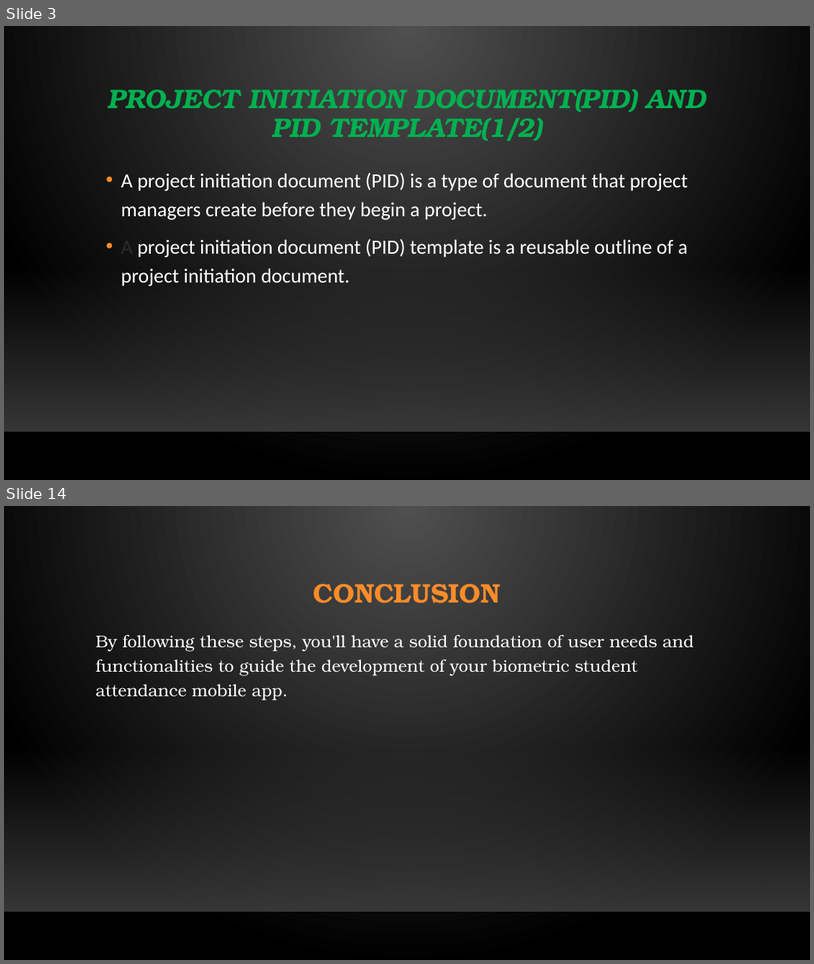
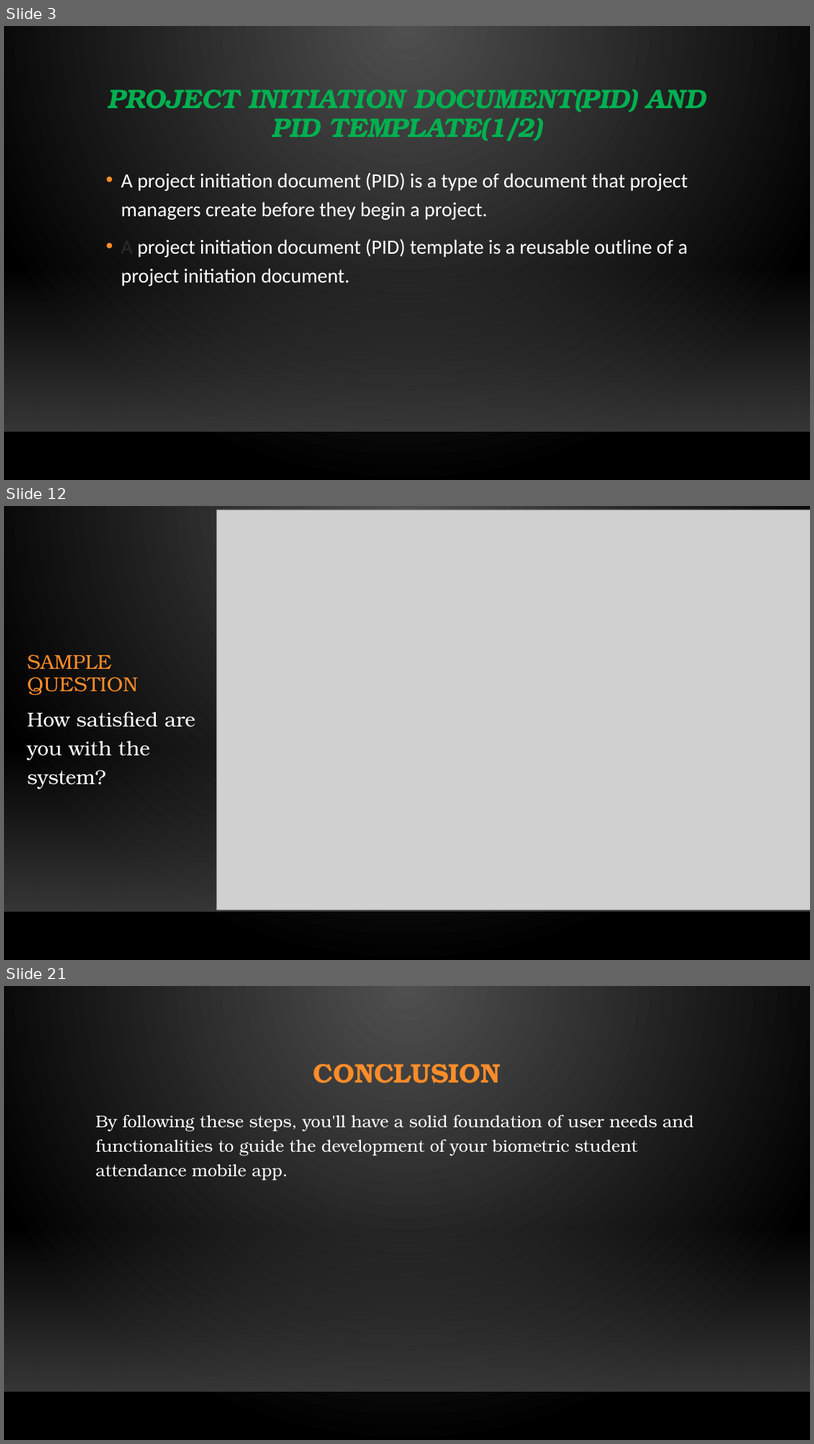
Before and after one commit to N-Jerry/Group11, a slide deck: CEF440_task[2]Group11.pptx. Shown one above the other, each under a label of ours: slides 3 and 14 before the commit, slides 3, 12 and 21 after it; the slides between them are not shown. The pictures are 814x964 and 814x1444 pixels, drawn with LibreOffice and Linux fonts; fonts in the diff are those of the drawing; grey boxes stand for pictures; background and template pictures are left out. Boxes give left, top, right and bottom in pixels: in the first picture for what was removed or moved away, otherwise in the second. Text is boxed around its words. In the diff, an @@ line names an element or a change of style, - is before the commit and + after.

```diff
--- a/CEF440_task[2]Group11.pptx
+++ b/CEF440_task[2]Group11.pptx
@@ slide 12 added at box(4, 506, 810, 960), background gradient #505050 to #000000; not listed: 2 template elements that a slide beside it also shows @@
@@ picture added at box(217, 510, 810, 909) @@
@@ title added at box(27, 654, 138, 695), 24 pt, text #FB8C29 @@
+SAMPLE QUESTION
@@ text added at box(27, 711, 196, 789), 24 pt, text #FFFFFF @@
+How satisfied are you with the system?
@@ what was slide 14 is now slide 21 @@
```
Also in this commit, not shown: 6 slides changed, 10 other slides added, 4 slides removed.
